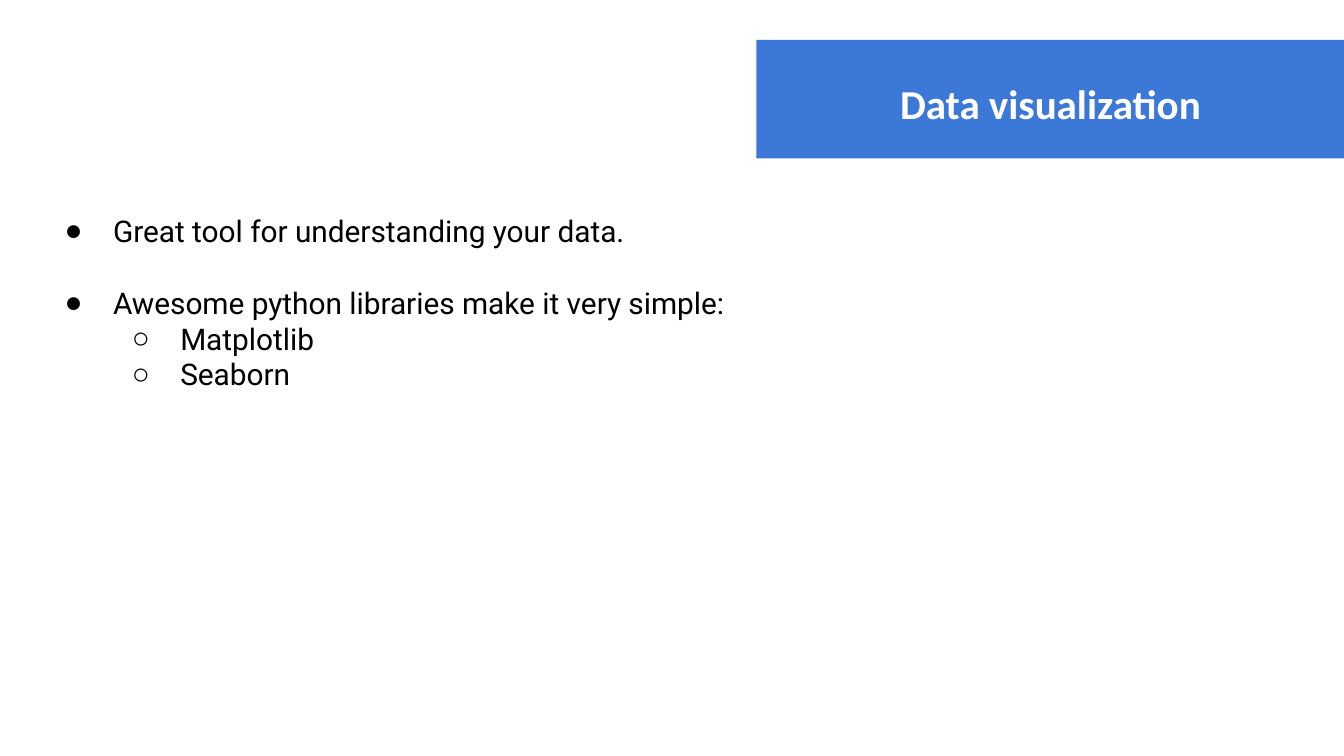
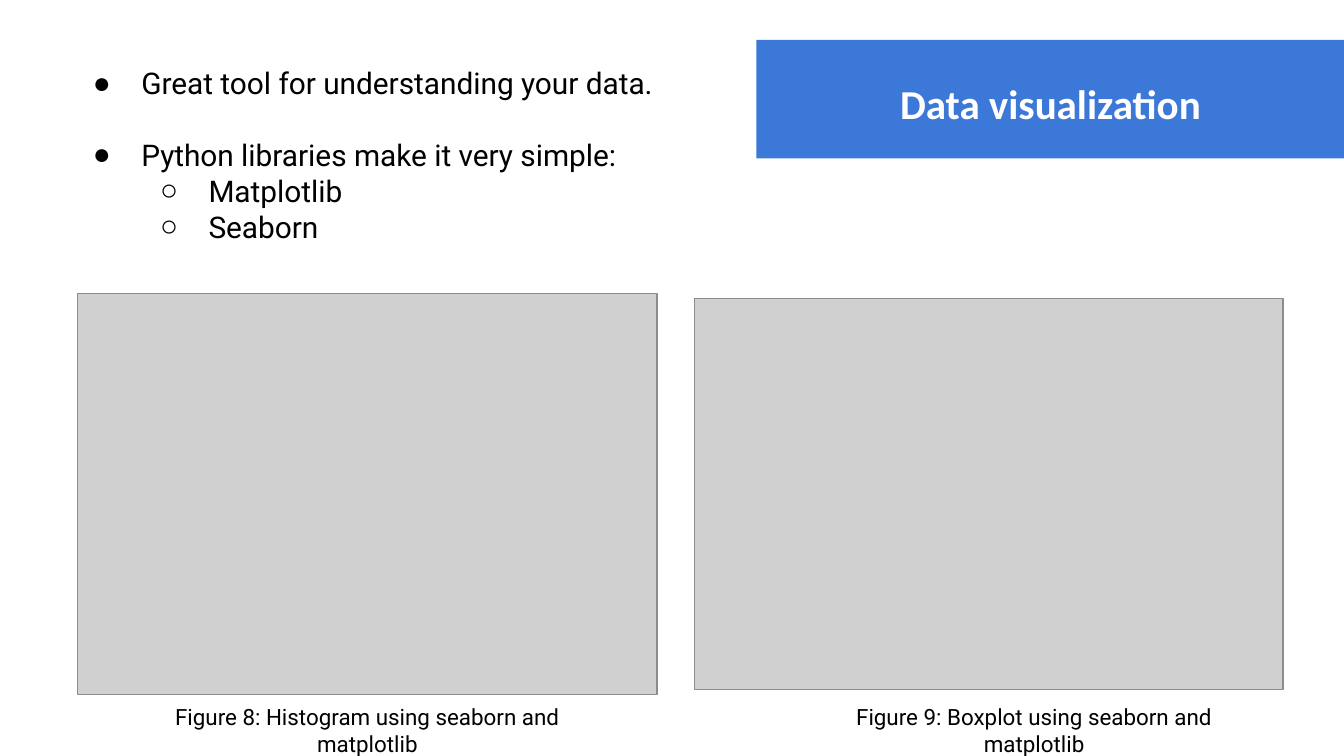
Before and after one commit to GilbertoCunha/IEEE-ML-Workshop, a slide deck: slide 12 of ML-intro.pptx (slide 13 before the commit). Drawn at 1344x756 pixels with LibreOffice and Linux fonts; fonts in the diff are those of the drawing; grey boxes stand for pictures. Boxes give left, top, right and bottom in pixels: in the first picture for what was removed or moved away, otherwise in the second. Text is boxed around its words. In the diff, an @@ line names an element or a change of style, - is before the commit and + after.

```diff
--- a/ML-intro.pptx
+++ b/ML-intro.pptx
@@ text "Great tool for understanding your ...": place and size @@
-text "Great tool for understanding your ..." at bbox=[113, 219, 724, 386]
+text "Great tool for understanding your ..." at bbox=[141, 71, 653, 239]
@@ text at bbox=[141, 143, 616, 173]: text changed @@
-● Awesome python libraries make it very simple:
+● Python libraries make it very simple:
@@ picture added at bbox=[78, 293, 657, 694] @@
@@ picture added at bbox=[695, 298, 1284, 689] @@
@@ text added at bbox=[175, 708, 559, 756], 12 pt, text #000000 @@
+Figure 8: Histogram using seaborn and matplotlib
@@ text added at bbox=[856, 708, 1211, 756], 12 pt, text #000000 @@
+Figure 9: Boxplot using seaborn and matplotlib
```
Also in this commit, not shown: 7 other slides changed, 10 slides added, 2 slides removed, 1 other file.
